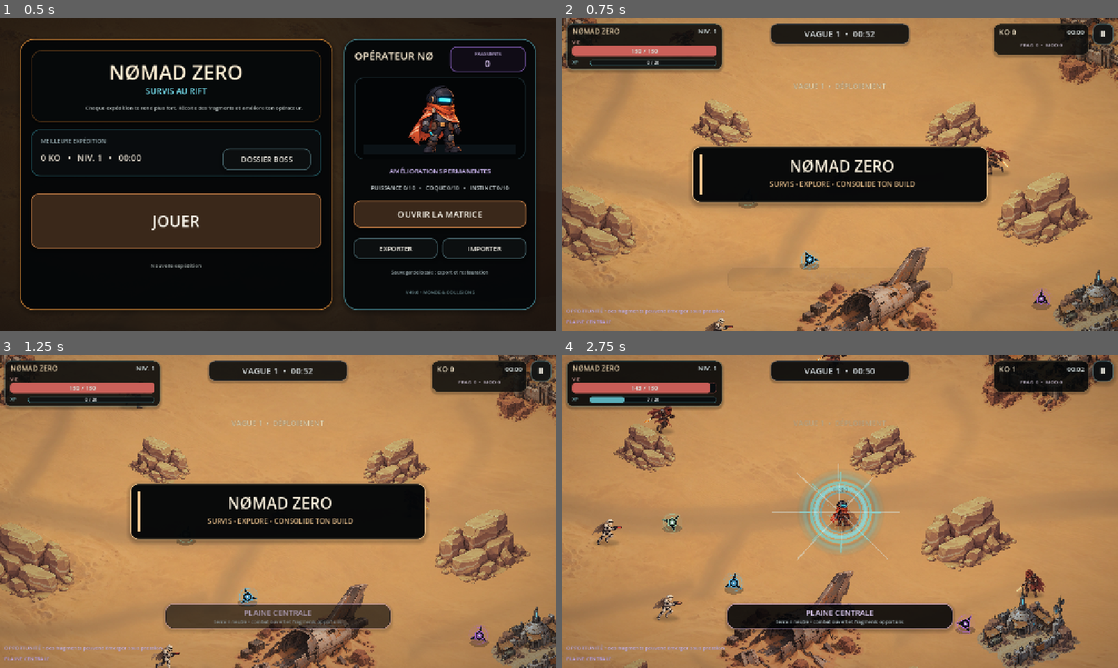
Above: before the commit, frames 1-4 (two rows, left to right).
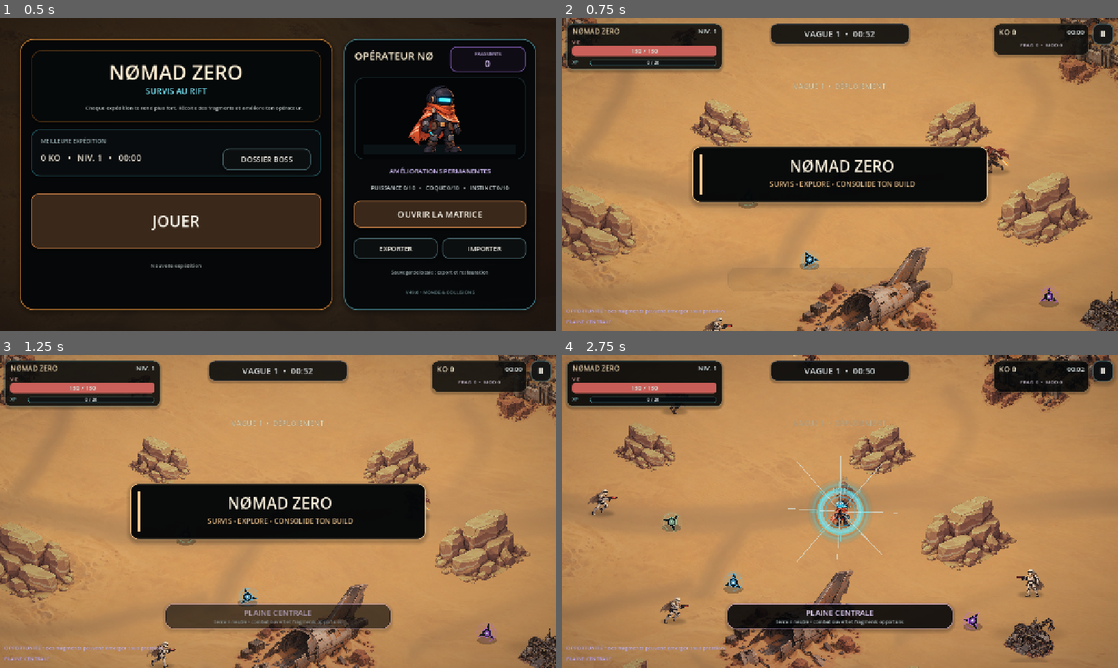
Above: after the commit, the same moments.

Repository: Zorvax-Dev/Nomad-Zero-Dev
Game: Godot game, scene res://Main.tscn
The game is run twice, just before and just after one commit, with the same random seed, the same clock (stepped at 60 frames per second) and the same inputs.
Inputs (mouse positions are in pixels of both pictures, inside the frame that each line leads up to):
- Up to frame 1 (0.5 s): no input
- Up to frame 2 (0.75 s): click "JOUER" at 0.5 s
- Up to frame 3 (1.25 s): no input
- Up to frame 4 (2.75 s): move the mouse to (962, 495) at 1.27 s; hold D (move_right) 1.28-2 s; tap Q at 1.35 s; click (962, 495) at 1.42 s; drag from (728, 527) to (812, 574) at 2.02 s

Frame 1 is identical in both runs. In frame 2, 1.8% of the frame differs, in the area x 25-100%, y 40-100%; in frame 3, 1.8%; in frame 4, 9.4%, in the area x 4-99%, y 0-100%.

Commit message:
Rebuild: replace duplicated outpost art with distinct industrial landmark

Diff:
--- a/scripts/world.gd
+++ b/scripts/world.gd
@@ -11,7 +11,6 @@
 const WRECK_TEXTURE: Texture2D = preload("res://assets/decor/v46_1_wreck.png")
 const ROCK_TEXTURE: Texture2D = preload("res://assets/decor/v46_1_rock_main.png")
 const ROCK_TEXTURE_MIRROR: Texture2D = preload("res://assets/decor/v46_1_rock_mirror.png")
-const OUTPOST_TEXTURE: Texture2D = preload("res://assets/decor/v46_1_outpost.png")
 const CANYON_ROCK_TEXTURE: Texture2D = preload("res://assets/decor/v47_canyon_rock.png")
 const ECHO_RUINS_TEXTURE: Texture2D = preload("res://assets/decor/v47_echo_ruins.png")
 const ECHO_SPIRE_TEXTURE: Texture2D = preload("res://assets/decor/v47_echo_spire.png")
@@ -54,8 +53,9 @@
 		{"offset": Vector2(-300.0, -15.0), "radius": Vector2(90.0, 70.0)},
 		{"offset": Vector2(250.0, 25.0), "radius": Vector2(92.0, 70.0)},
 	])
-	_add_blocking_decor("OutpostSouthEast", OUTPOST_TEXTURE, Vector2(2460.0, 1480.0), 0.37, true, [
-		{"offset": Vector2(0.0, 35.0), "radius": Vector2(185.0, 126.0)},
+	_add_blocking_decor("OutpostSouthEast", SALVAGE_RIG_TEXTURE, Vector2(2460.0, 1480.0), 0.31, false, [
+		{"offset": Vector2(0.0, 42.0), "radius": Vector2(168.0, 112.0)},
+		{"offset": Vector2(82.0, -30.0), "radius": Vector2(58.0, 64.0)},
 	])
 	_add_blocking_decor("RockWest", ROCK_TEXTURE, Vector2(650.0, 1205.0), 0.52, false, [
 		{"offset": Vector2(0.0, 45.0), "radius": Vector2(135.0, 92.0)},
@@ -128,7 +128,6 @@
 	if tex == CAMP_TEXTURE: source_offset = 476.0
 	elif tex == REFINERY_TEXTURE: source_offset = 440.0
 	elif tex == WRECK_TEXTURE: source_offset = 284.0
-	elif tex == OUTPOST_TEXTURE: source_offset = 435.0
 	elif tex == CANYON_ROCK_TEXTURE: source_offset = 300.0
 	elif tex == ECHO_RUINS_TEXTURE: source_offset = 250.0
 	elif tex == ECHO_SPIRE_TEXTURE: source_offset = 205.0
@@ -141,7 +140,7 @@
 func _add_decor(node_name: String, tex: Texture2D, pos: Vector2, scale_value: float, flip_h: bool) -> void:
 	# V46.3: les structures reposent sur un sol localement tassé et le réseau de chemins
 	# contourne les volumes de collision. Cette ombre reste légère et sans collision.
-	if tex == CAMP_TEXTURE or tex == REFINERY_TEXTURE or tex == WRECK_TEXTURE or tex == OUTPOST_TEXTURE or tex == ECHO_RUINS_TEXTURE or tex == ECHO_SPIRE_TEXTURE or tex == LEVIATHAN_TEXTURE or tex == SALVAGE_RIG_TEXTURE or tex == IRON_PIT_TEXTURE:
+	if tex == CAMP_TEXTURE or tex == REFINERY_TEXTURE or tex == WRECK_TEXTURE or tex == ECHO_RUINS_TEXTURE or tex == ECHO_SPIRE_TEXTURE or tex == LEVIATHAN_TEXTURE or tex == SALVAGE_RIG_TEXTURE or tex == IRON_PIT_TEXTURE:
 		_add_landmark_shadow(node_name, pos, scale_value)
 
 	var spr := Sprite2D.new()
